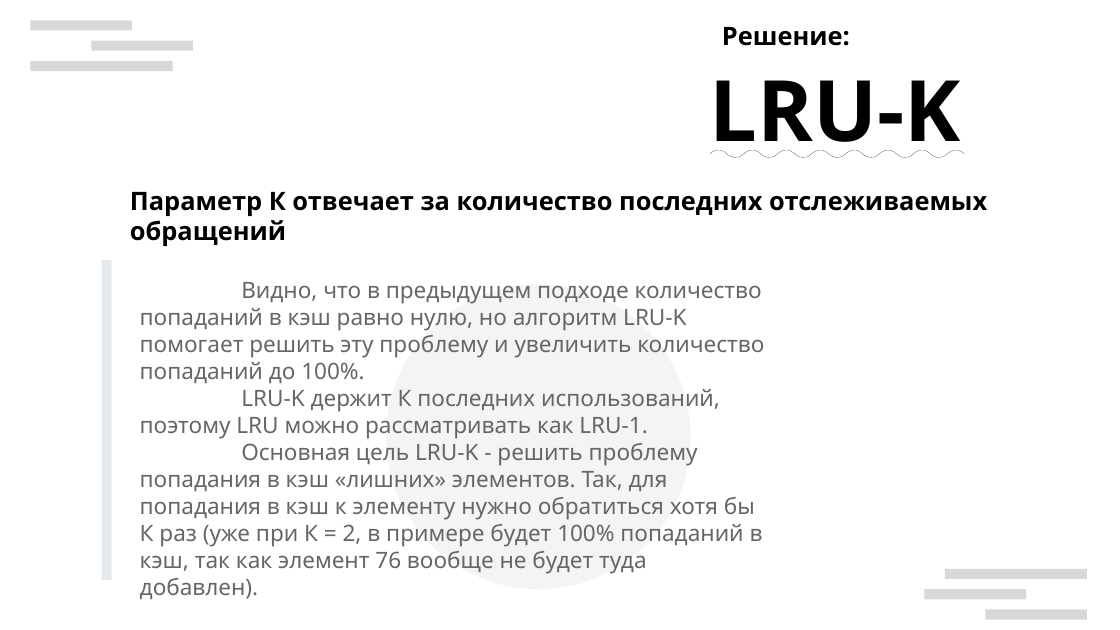
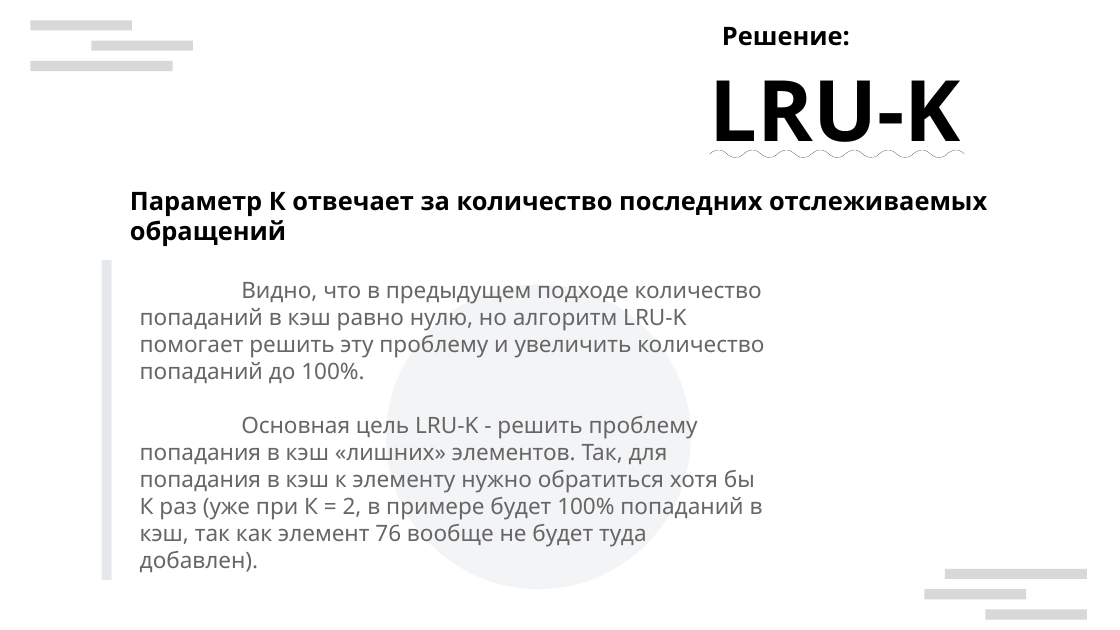
Before and after one commit to andreyStrachuk/LRU-K, a slide deck: slide 9 of Theory/Презентация LRU-K.pptx. Drawn at 1120x630 pixels with LibreOffice and Linux fonts; fonts in the diff are those of the drawing; background and template pictures are left out. Boxes give left, top, right and bottom in pixels: in the first picture for what was removed or moved away, otherwise in the second. Text is boxed around its words. In the diff, an @@ line names an element or a change of style, - is before the commit and + after.

```diff
--- a/Theory/Презентация LRU-K.pptx
+++ b/Theory/Презентация LRU-K.pptx
@@ text at [140, 389, 720, 439]: paragraph removed @@
-LRU-K держит К последних использований, поэтому LRU можно рассматривать как LRU-1.
```
Also in this commit, not shown: 18 other slides changed, 7 slides added, 2 slides removed, 1 other file.
